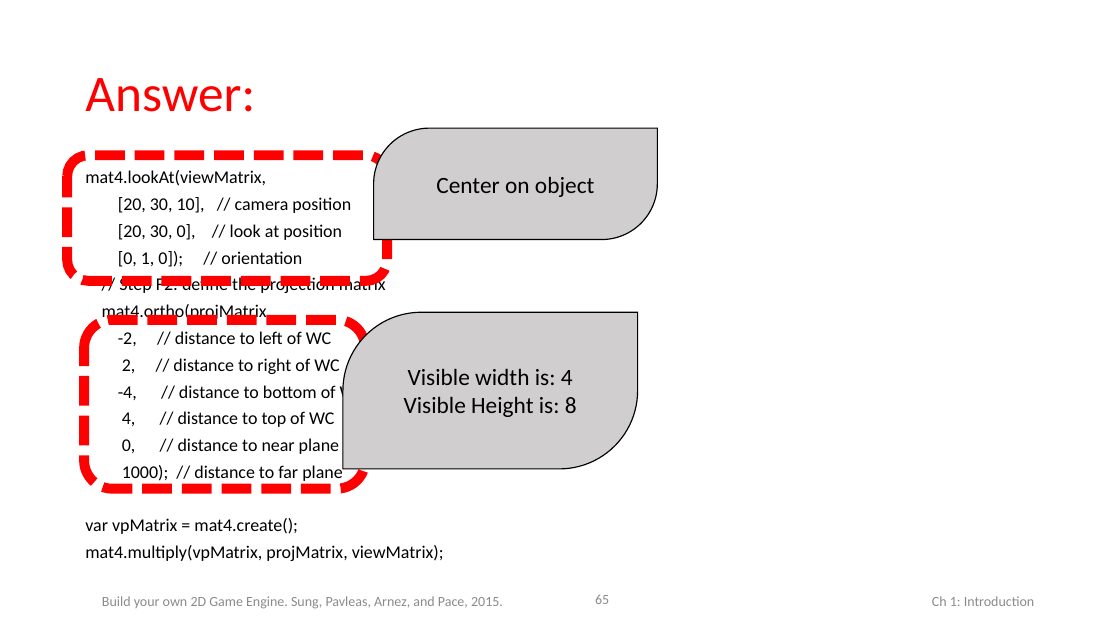
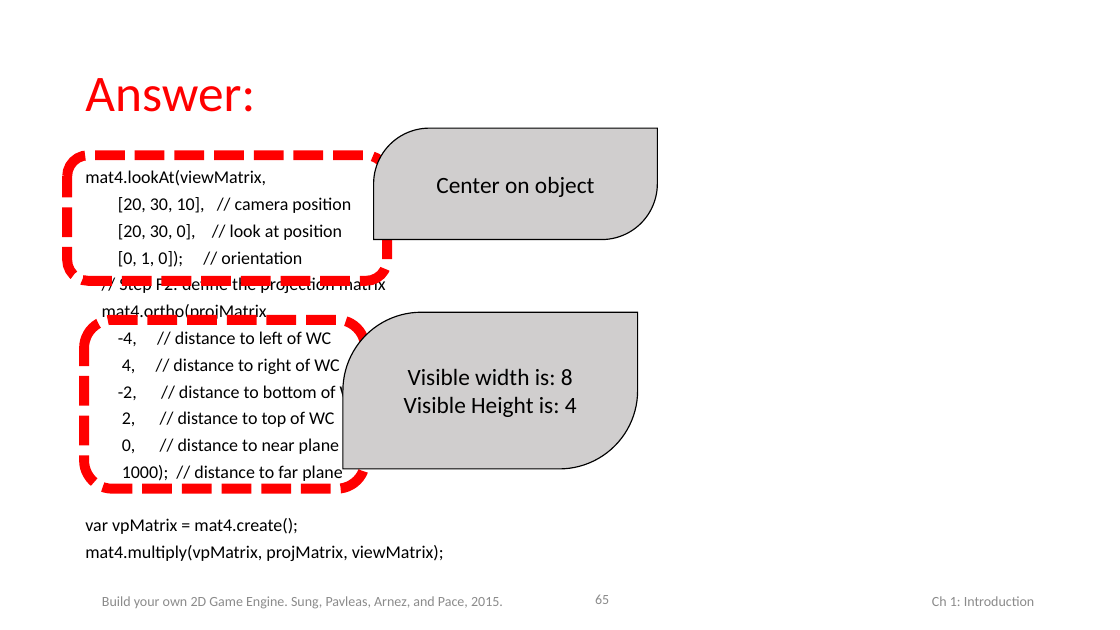
Before and after one commit to Apress/build-your-own-2d-game-engine, a slide deck: slide 65 of AdditionalMaterials/BookPPTs/Chap3.pptx. Drawn at 1120x630 pixels with LibreOffice and Linux fonts; fonts in the diff are those of the drawing. Boxes give left, top, right and bottom in pixels: in the first picture for what was removed or moved away, otherwise in the second. Text is boxed around its words. In the diff, an @@ line names an element or a change of style, - is before the commit and + after.

Commit message:
Slides 65/67: Width/Height reversed fix.

```diff
--- a/AdditionalMaterials/BookPPTs/Chap3.pptx
+++ b/AdditionalMaterials/BookPPTs/Chap3.pptx
@@ text at bbox=[118, 331, 365, 427]: text changed @@
--2, // distance to left of WC
-2, // distance to right of WC
--4, // distance to bottom of WC
-4, // distance to top of WC
+-4, // distance to left of WC
+4, // distance to right of WC
+-2, // distance to bottom of WC
+2, // distance to top of WC
@@ text in round diag rect at bbox=[404, 368, 577, 417]: text changed @@
-Visible width is: 4
-Visible Height is: 8
+Visible width is: 8
+Visible Height is: 4
```
Also in this commit, not shown: 1 other slide changed.
